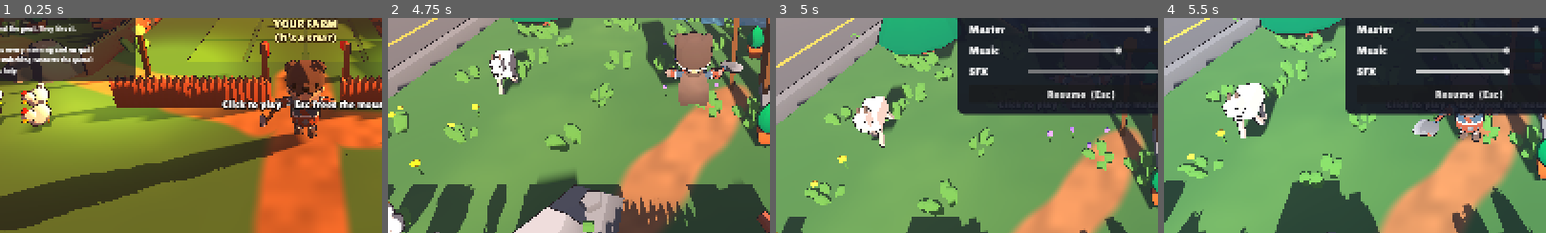
Above: before the commit, frames 1-4 (left to right).
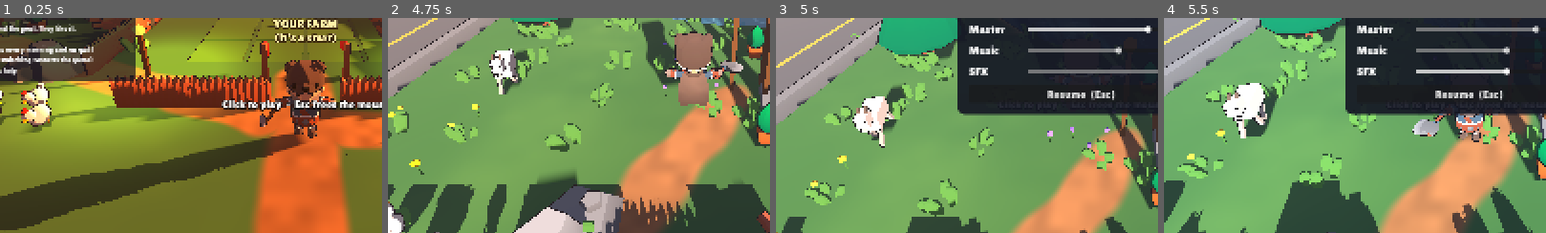
Above: after the commit, the same moments.

Repository: tralesmile/Shovel-to-Starhip
Game: Godot game, scene res://scenes/main.tscn
Two runs of this game, one before a commit and one after it. Both use one fixed random seed, a clock stepped at 60 frames per second and the inputs below.
Inputs (mouse positions are % of the whole screen's width and height, from its top left):
- Up to frame 1 (0.25 s): no input
- Up to frame 2 (4.75 s): tap H (help) at 0.5, 1.25, 2, 2.75, 4.15 s; move the mouse to (72, 45) at 0.52 s; hold D (move_right) 0.53-1.28 s; hold E (interact) 0.53-1.28 s; click (72, 45) at 0.67 s; tap Space (jump) at 0.77, 1.07, 1.52, 1.82, 3.02, 3.32, 3.77, 4.07, 4.52 s; move the mouse to (45, 50) at 1.27 s; hold W (move_forward) from 1.28 s (still down); tap Shift (sprint) at 1.35 s; click (45, 50) at 1.42 s; move the mouse to (52, 48) at 2.02 s; tap 1 (tool_1) at 2.1 s; click (52, 48) at 2.17 s; move the mouse to (49, 52) at 2.77 s; tap 2 (tool_2) at 2.85 s; click (49, 52) at 2.92 s; move the mouse to (57, 51) at 3.52 s; tap 3 (tool_3) at 3.6 s; click (57, 51) at 3.67 s; move the mouse to (42, 49) at 4.27 s; tap 4 (tool_4) at 4.35 s; click (42, 49) at 4.42 s
- Up to frame 3 (5 s): keep holding W (move_forward); tap Space (jump) at 4.82 s; tap Escape (pause) at 4.9 s
- Up to frame 4 (5.5 s): tap Enter at 5 s; move the mouse to (55, 50) at 5.02 s; release W (move_forward) at 5.03 s; hold S (move_back) from 5.03 s (still down); tap G at 5.1 s; click (55, 50) at 5.17 s
The pictures show only the part of the screen within x 10-60%, y 38-88%; the shares and areas given below are measured in that part.

Frames 1-2 are identical in both runs. In frame 3, 0.6% of the frame differs, in the area x 66-98%, y 3-8%; in frame 4, nothing differs.

Commit message:
Music day/night crossfade, pad focus on pause menu, tests; update plan/log
Co-Authored-By: Claude Sonnet 5.5 <noreply@anthropic.com>
Claude-Session: https://claude.ai/code/session_01UudishWhJE4QA4KHWrv3DK

Diff:
--- a/scripts/music.gd
+++ b/scripts/music.gd
@@ -89,24 +89,67 @@
 	return w
 
 
+const FADE_SECONDS := 3.0
+
+var _fade_in: AudioStreamPlayer
+var _fade_out: AudioStreamPlayer
+var _fade_t := 1.0
+
+
+## Crossfade progress 0..1 after delta seconds (pure helper for tests).
+static func fade_progress(t: float, delta: float, seconds: float = FADE_SECONDS) -> float:
+	return clampf(t + delta / maxf(seconds, 0.001), 0.0, 1.0)
+
+
+## Equal-power gains (in, out) for crossfade progress t.
+static func fade_gains(t: float) -> Vector2:
+	var c := clampf(t, 0.0, 1.0)
+	return Vector2(sin(c * PI * 0.5), cos(c * PI * 0.5))
+
+
+func _make_player() -> AudioStreamPlayer:
+	var p := AudioStreamPlayer.new()
+	p.bus = "Music" if AudioServer.get_bus_index("Music") != -1 else "Master"
+	add_child(p)
+	return p
+
+
 func _ready() -> void:
 	add_to_group("music")
-	_player = AudioStreamPlayer.new()
-	_player.bus = "Music" if AudioServer.get_bus_index("Music") != -1 else "Master"
-	add_child(_player)
+	_player = _make_player()
+	_fade_out = _make_player()
+	_fade_in = _player
 
 
 func set_mode(mode: String) -> void:
 	if mode == _mode:
 		return
+	var first := _mode == ""
 	_mode = mode
 	if not _cache.has(mode):
 		_cache[mode] = make(mode)
-	_player.stream = _cache[mode]
-	_player.play()
+	# the old track keeps playing and fades out while the new one fades in
+	var old := _fade_in
+	_fade_in = _fade_out
+	_fade_out = old
+	_fade_in.stream = _cache[mode]
+	_fade_in.play()
+	_fade_t = 1.0 if first else 0.0
+	_apply_fade()
 
 
-func _process(_delta: float) -> void:
+func _apply_fade() -> void:
+	var g := fade_gains(_fade_t)
+	_fade_in.volume_db = linear_to_db(maxf(g.x, 0.0001))
+	_fade_out.volume_db = linear_to_db(maxf(g.y, 0.0001))
+	if _fade_t >= 1.0 and _fade_out.playing:
+		_fade_out.stop()
+
+
+func _process(delta: float) -> void:
 	var g := get_node_or_null("/root/Game")
 	if g != null:
 		set_mode(mode_for_hour(g.time_of_day))
+	if _fade_t < 1.0:
+		_fade_t = fade_progress(_fade_t, delta)
+		_apply_fade()
--- a/scripts/settings_menu.gd
+++ b/scripts/settings_menu.gd
@@ -90,6 +90,9 @@
 func open() -> void:
 	_panel.visible = true
 	Input.mouse_mode = Input.MOUSE_MODE_VISIBLE
+	# focus first slider so a gamepad d-pad/stick can navigate without a mouse
+	if _sliders.has(AudioSettings.BUSES[0]):
+		_sliders[AudioSettings.BUSES[0]].grab_focus()
 
 
 func close() -> void:
--- a/tests/run_tests.gd
+++ b/tests/run_tests.gd
@@ -16,7 +16,7 @@
 		"test_economy", "test_sell_all", "test_farm_cycle", "test_dry_crop_does_not_grow",
 		"test_no_seeds", "test_tree_chop_and_regrow", "test_shop_station", "test_clock_text",
 		"test_save_roundtrip", "test_door_enter_exit", "test_npc_schedule", "test_npc_routine_movement",
-		"test_lockpick", "test_loot_container", "test_carry_limit" …(288 unchanged characters)… mepad", "test_engine_sfx", "test_music",
+		"test_lockpick", "test_loot_container", "test_carry_limit" …(288 unchanged characters)… mepad", "test_engine_sfx", "test_music", "test_music_fade",
 	]:
 		_fresh_game()
 		var ok = call(test)
@@ -670,3 +670,23 @@
 			keys = true
 	check(keys, "keyboard bindings kept")
 	return true
+
+
+func test_music_fade() -> bool:
+	check(Music.fade_progress(0.0, 1.5) == 0.5, "fade halfway after half the duration")
+	check(Music.fade_progress(0.9, 5.0) == 1.0, "fade clamps at 1")
+	var g0 := Music.fade_gains(0.0)
+	var g1 := Music.fade_gains(1.0)
+	check(is_equal_approx(g0.x, 0.0) and is_equal_approx(g0.y, 1.0), "fade starts on old track")
+	check(is_equal_approx(g1.x, 1.0) and absf(g1.y) < 0.001, "fade ends on new track")
+	var m := Music.fade_gains(0.5)
+	check(is_equal_approx(m.x * m.x + m.y * m.y, 1.0), "equal-power at midpoint")
+	var mu := Music.new()
+	root.add_child(mu)
+	mu.set_mode("day")
+	mu.set_mode("night")
+	check(mu._fade_t == 0.0 and mu._fade_in.playing and mu._fade_out.playing, "mode change crossfades two players")
+	for i in 10:
+		mu._process(0.5)
+	check(mu._fade_t == 1.0 and not mu._fade_out.playing, "crossfade completes and stops old track")
+	return true
Not shown, changed: docs/DEVIATIONS.md
Not shown, changed: docs/LOG.md
Not shown, changed: docs/PLAN.md
